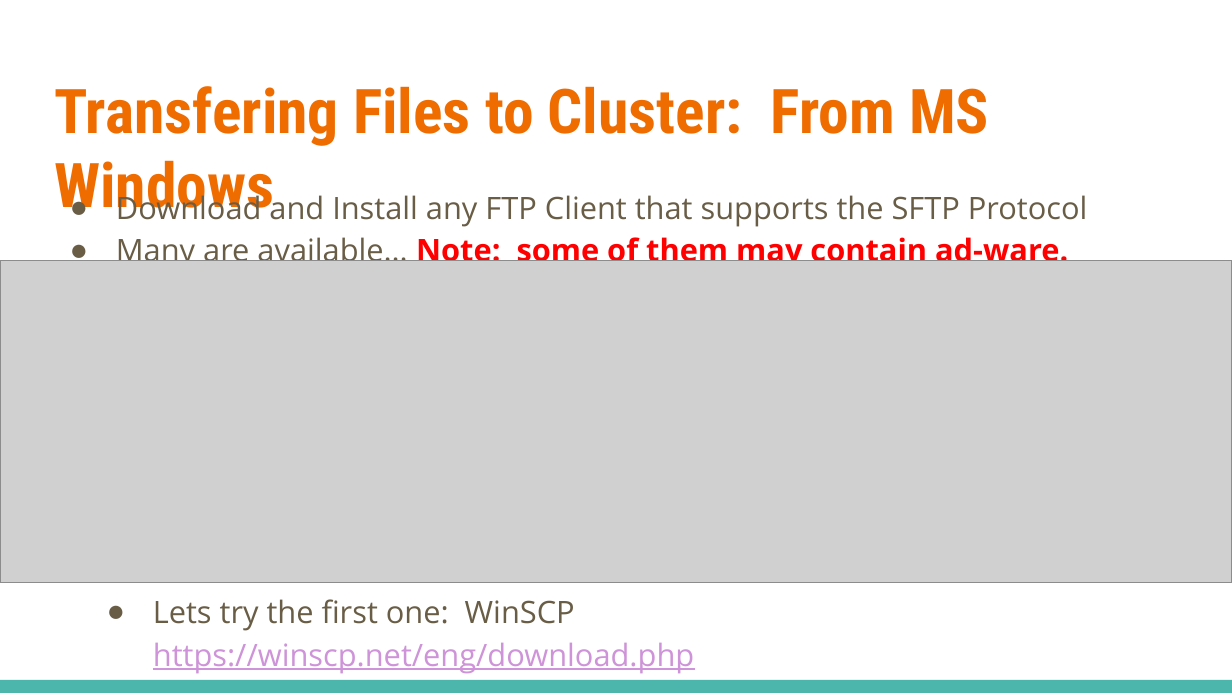
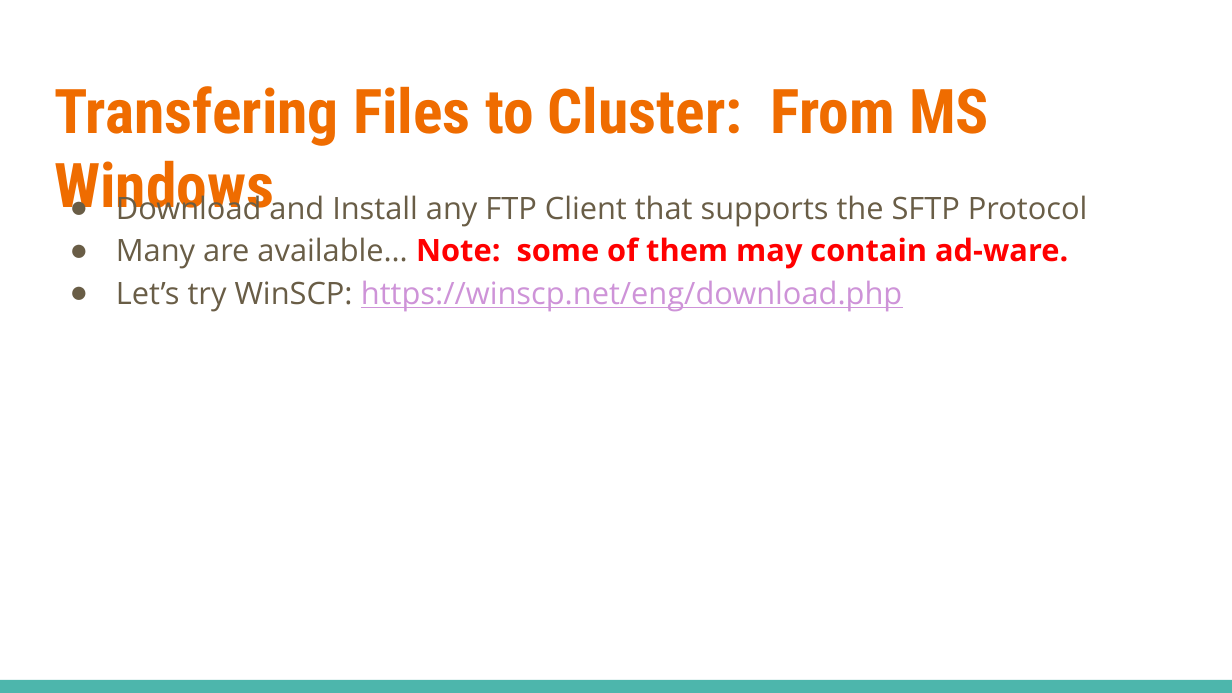
Before and after one commit to shodor-education/petascale-semester-curriculum, a slide deck: slide 6 of units/3/lessons/4/resources/petascale-lesson-3.4-slides.pptx. Drawn at 1232x693 pixels with LibreOffice and Linux fonts; fonts in the diff are those of the drawing; grey boxes stand for pictures. Boxes give left, top, right and bottom in pixels: in the first picture for what was removed or moved away, otherwise in the second. Text is boxed around its words. In the diff, an @@ line names an element or a change of style, - is before the commit and + after.

Commit message:
Replace images with CC versions

```diff
--- a/units/3/lessons/4/resources/petascale-lesson-3.4-slides.pptx
+++ b/units/3/lessons/4/resources/petascale-lesson-3.4-slides.pptx
@@ picture removed at (0, 261, 1232, 583) @@
@@ text at (116, 280, 902, 312): paragraph added @@
+● Let’s try WinSCP: https://winscp.net/eng/download.php
@@ text removed at (153, 599, 694, 674) @@
-● Lets try the first one: WinSCP https://winscp.net/eng/download.php
```
Also in this commit, not shown: 1 other slide changed.
